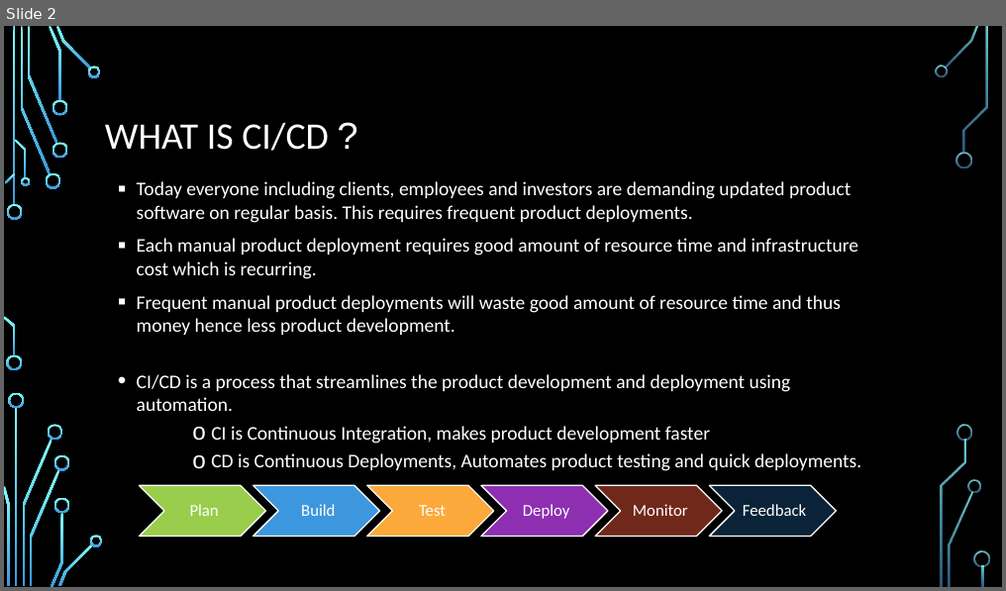
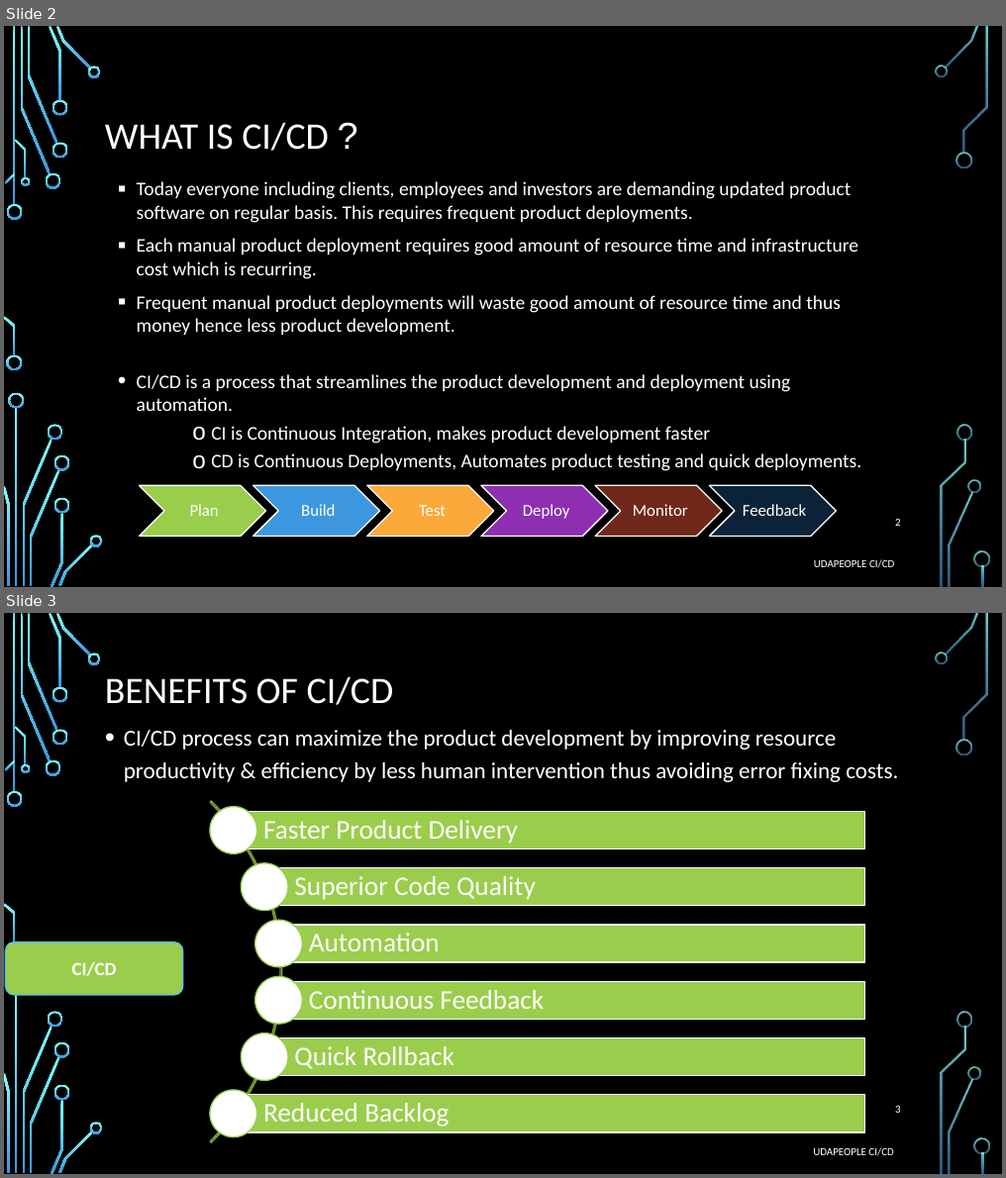
Before and after one commit to anshul-jain23/UdaPeople, a slide deck: presentation.pptx. Shown one above the other, each under a label of ours: slide 2 before the commit, slides 2 and 3 after it. The pictures are 1006x591 and 1006x1178 pixels, drawn with LibreOffice and Linux fonts; fonts in the diff are those of the drawing; background and template pictures are left out. Boxes give left, top, right and bottom in pixels: in the first picture for what was removed or moved away, otherwise in the second. Text is boxed around its words. In the diff, an @@ line names an element or a change of style, - is before the commit and + after.

```diff
--- a/presentation.pptx
+++ b/presentation.pptx
@@ slide 3 added at box(4, 613, 1002, 1174), background picture (left out); not listed: 36 template elements that a slide beside it also shows @@
@@ title added at box(105, 676, 394, 705), 36 pt, text #FFFFFF @@
+BENEFITS OF CI/CD
@@ text added at box(124, 730, 898, 782), 22 pt, text #FFFFFF @@
+• CI/CD process can maximize the product development by improving resource productivity & efficiency by less human intervention thus avoiding error fixing costs.
@@ rounded rectangle added at box(6, 943, 183, 995), fill #9ACD4C, outline #57BEEA 1.25 pt, 18 pt, text #FFFFFF, bold @@
+CI/CD
@@ group added at box(4, 731, 865, 1174): 6 rectangles, 6 texts, 6 ellipses, 1 arch (boxed as its full ring) @@
+Faster Product Delivery
+Superior Code Quality
+Automation
+Continuous Feedback
+Quick Rollback
+Reduced Backlog
@@ page number added at box(895, 1106, 901, 1113), 10.5 pt, text #FFFFFF @@
+3
@@ text added at box(813, 1148, 893, 1157), 10.5 pt, text #FFFFFF @@
+UDAPEOPLE CI/CD
@@ slide 2 changed as well @@
@@ page number added at box(895, 519, 901, 526), 10.5 pt, text #FFFFFF @@
+2
@@ text added at box(814, 560, 894, 569), 10.5 pt, text #FFFFFF @@
+UDAPEOPLE CI/CD
```
Also in this commit, not shown: 1 other slide changed, 2 other slides added, 2 slides removed, 1 other file.
